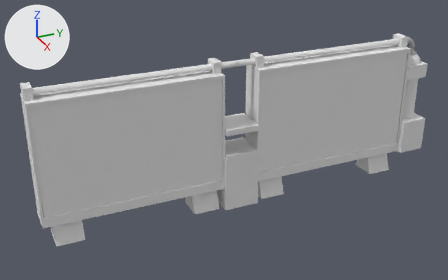
Before and after pictures for a commit that changed the Blender file Assets/homestead/models/algae_tank_double.blend.
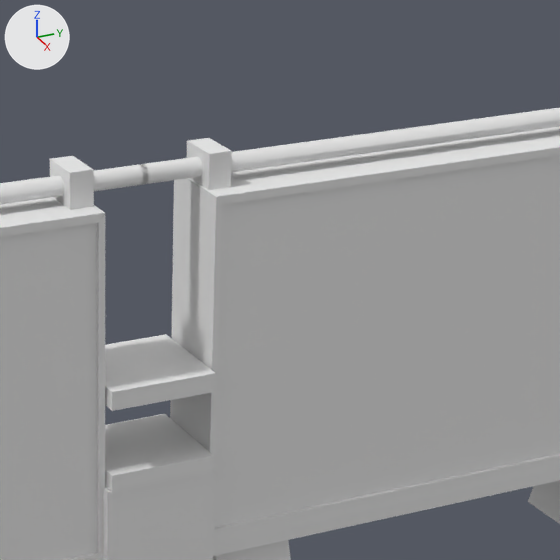
Each version appears first whole from a 50 mm camera at (10.6, -5.04, 6.65) aimed at (-0.13, -0.21, 1.29), and next in a close-up on the part from 43% to 82% of the width and 3% to 65% of the height. Every picture has the same lights, and +X, +Y and +Z are marked at upper left.

Objects in the first close-up: 'frame', 'outerGlass', 'structure'.
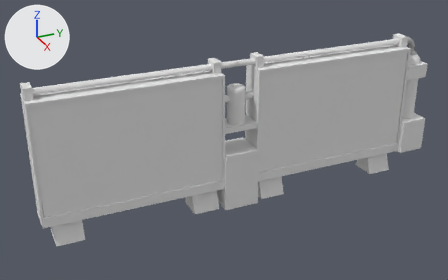
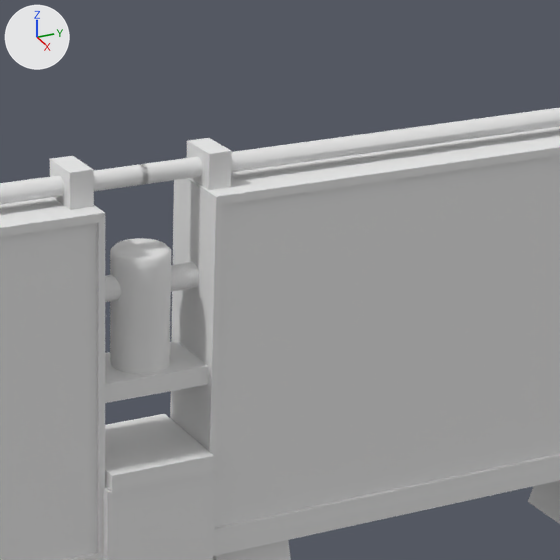
Pixel boxes [x1, y1, x2, y2] of what changed, in the close-ups (560 x 560 px; the box of a moved part takes in the faces that stretch with it):
```json
{"object": "structure", "change": "reshaped", "before": [103, 334, 216, 560], "after": [103, 238, 215, 560]}
{"part": 1, "of": "me_cube_006", "change": "added", "after": [110, 238, 171, 374]}
{"part": 2, "of": "me_cube_006", "change": "added", "after": [105, 262, 199, 302]}
{"part": 3, "of": "me_cube_006", "change": "moved or reshaped", "before": [105, 334, 216, 411], "after": [105, 341, 208, 403]}
```

Edits to the scene script, one JSON object a line:
```json
{"block": "me_cube_006", "where": "# used by ob_structure; location = (0.0, 0.0, 1.312); scale = (0.239, 0.239, 0.239)"}
{"block": "me_cube_006", "where": "# verts and faces of me_cube_006; kept vertices keep their numbers, new ones are numbered from 663"}
{"block": "me_cube_006", "where": "# before: 12 (-1.5, -1.5, 1.2), 13 (-1.5, -1.5, 1.7), 14 (-1.5, 1.5, 1.2), 15 (-1.5, 1.5, 1.7) at pixel (166, 334), 16 (1.5, -1.5, 1.2) at pixel (112, 410)"}
{"block": "me_cube_006", "where": "# before: 17 (1.5, -1.5, 1.7) at pixel (112, 392), 18 (1.5, 1.5, 1.2) at pixel (215, 391), 19 (1.5, 1.5, 1.7) at pixel (215, 373)"}
{"op": "remove", "block": "me_cube_006", "code": "me_cube_006.from_pydata(...)  # 663 vertices, 592 faces; spans x -1.6..1.6, y -1.6..19.6, z -6.0..7.2"}
{"op": "add", "block": "me_cube_006", "code": "me_cube_006.from_pydata(...)  # 855 vertices, 721 faces; spans x -1.6..1.6, y -1.6..19.6, z -6.0..7.2"}
{"block": "me_cube_006", "change": "me_cube_006 part 1: a new loose piece of 128 vertices spanning x -0.8..0.8, y -0.8..0.8, z 1.7..4.9, in mat_material (its picture is missing)"}
{"block": "me_cube_006", "change": "me_cube_006 part 2: a new loose piece of 64 vertices spanning x -0.3..0.3, y -1.6..1.6, z 3.6..4.3, in mat_material (its picture is missing)"}
{"block": "me_cube_006", "change": "me_cube_006 part 3"}
{"op": "add", "block": "me_cube_006", "code": "for i in [*range(12, 16)]: verts[i] += (0.5, 0.0, 0.0)"}
{"op": "add", "block": "me_cube_006", "code": "for i in [*range(16, 20)]: verts[i] += (-0.5, 0.0, 0.0)"}
```
